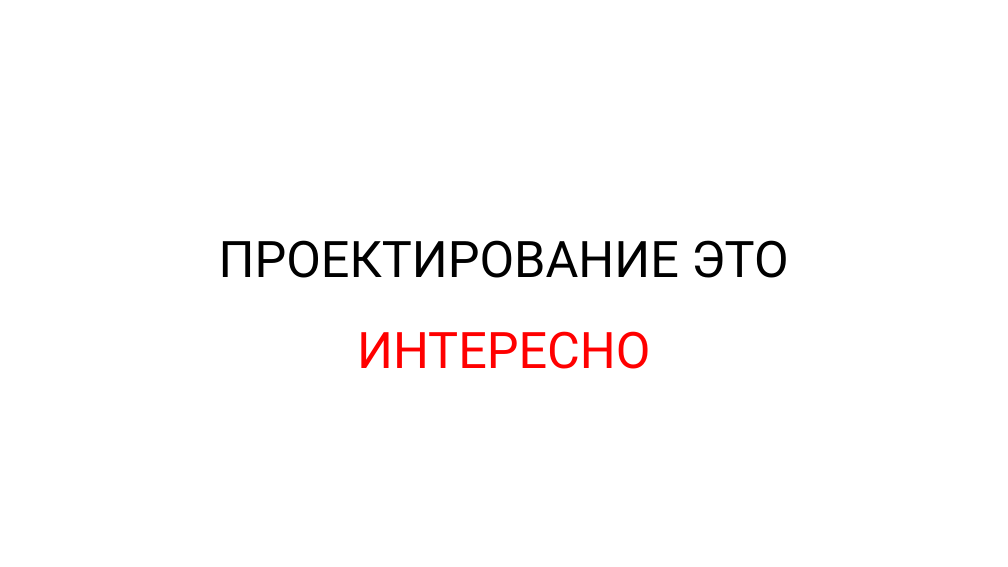
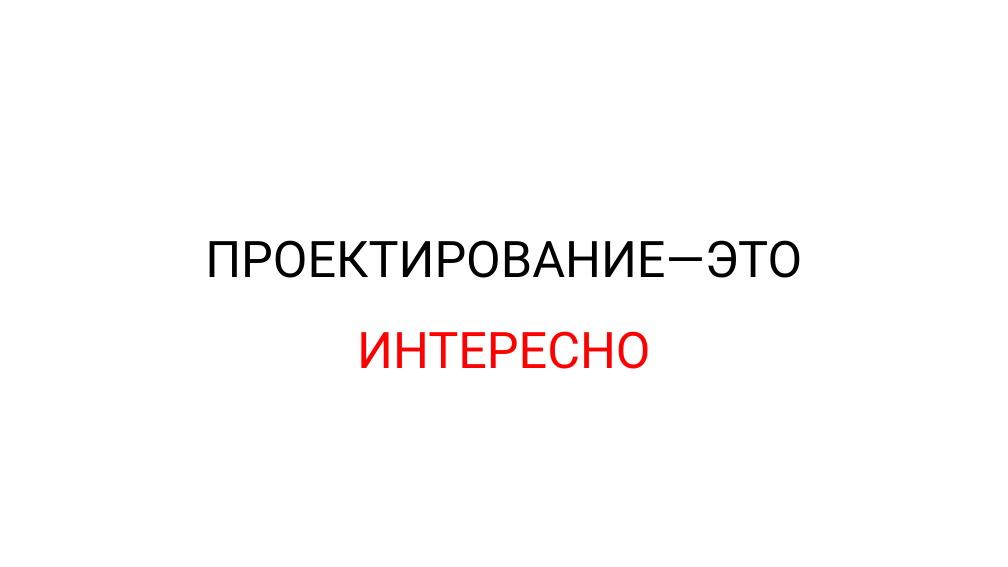
Before and after one commit to rkhaimov/brain-gym, a slide deck: slide 86 of Презентация.pptx (slide 85 before the commit). Drawn at 1008x567 pixels with LibreOffice and Linux fonts; fonts in the diff are those of the drawing; background and template pictures are left out. Boxes give left, top, right and bottom in pixels: in the first picture for what was removed or moved away, otherwise in the second. Text is boxed around its words. In the diff, an @@ line names an element or a change of style, - is before the commit and + after.

```diff
--- a/Презентация.pptx
+++ b/Презентация.pptx
@@ text "ПРОЕКТИРОВАНИЕ—ЭТО": place and size @@
-text "ПРОЕКТИРОВАНИЕ—ЭТО" at (219, 240, 788, 369)
+text "ПРОЕКТИРОВАНИЕ—ЭТО" at (205, 240, 802, 369)
@@ text at (205, 240, 802, 278): text changed @@
-ПРОЕКТИРОВАНИЕ ЭТО
+ПРОЕКТИРОВАНИЕ—ЭТО
```
Also in this commit, not shown: 3 other slides changed, 1 slide added.
